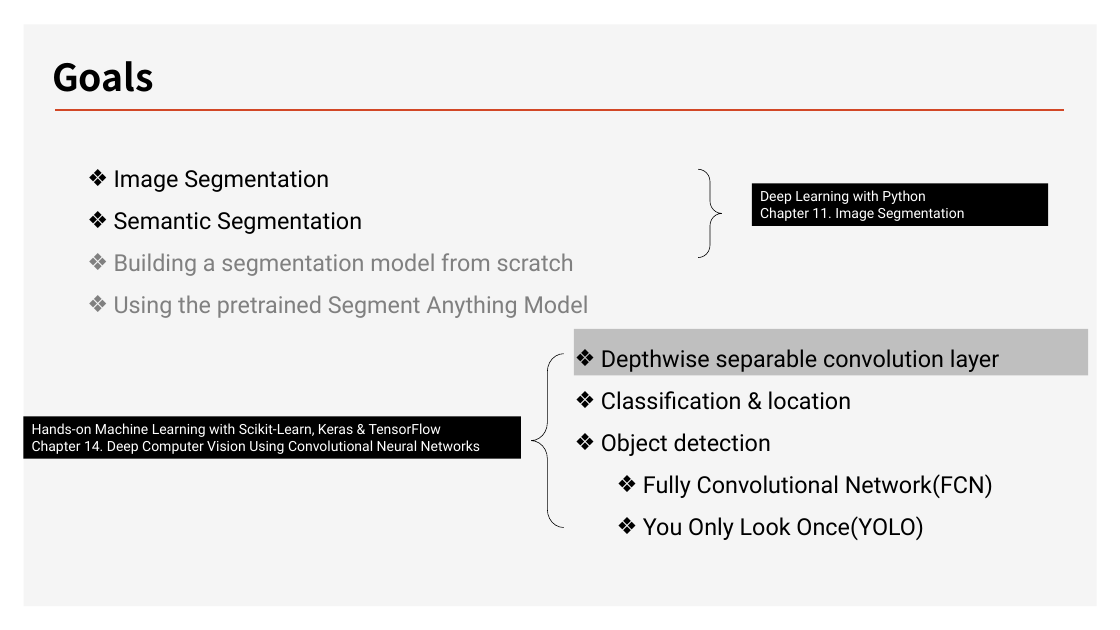
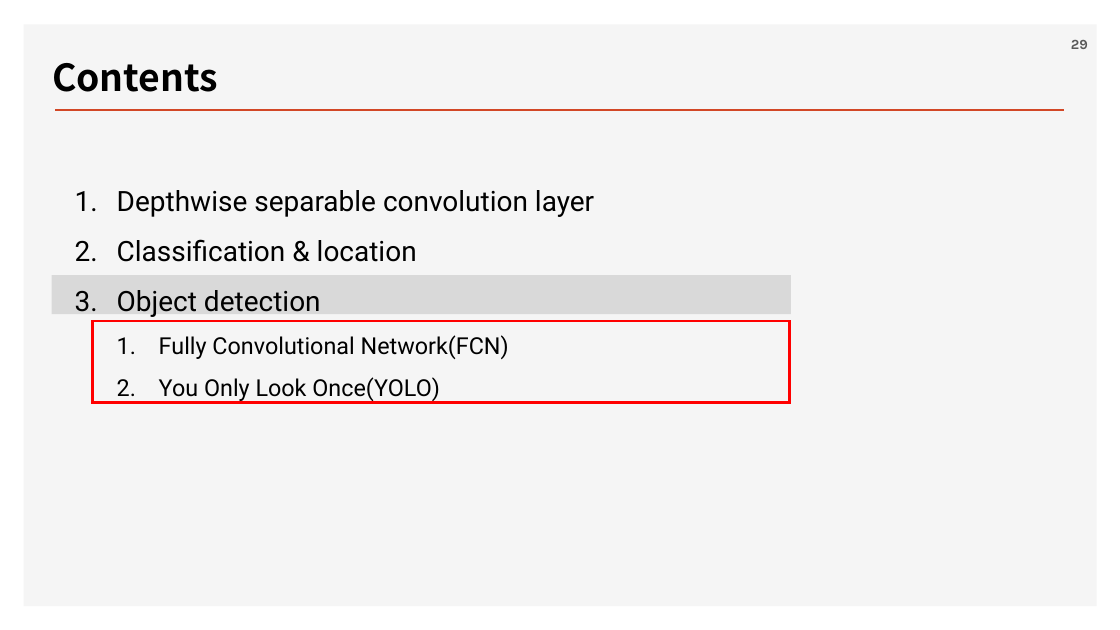
Before and after one commit to ancestor9/2026_Fall_Deep-Learning-with-Python, a slide deck: slide 29 of Chapter 11 Image segmentation.pptx (slide 21 before the commit). Drawn at 1120x630 pixels with LibreOffice and Linux fonts; fonts in the diff are those of the drawing; background and template pictures are left out. Boxes give left, top, right and bottom in pixels: in the first picture for what was removed or moved away, otherwise in the second. Text is boxed around its words. In the diff, an @@ line names an element or a change of style, - is before the commit and + after.

```diff
--- a/Chapter 11 Image segmentation.pptx
+++ b/Chapter 11 Image segmentation.pptx
@@ page number added at box(1071, 40, 1088, 49), 12 pt, text #595959, bold @@
+29
@@ text at box(52, 63, 218, 92): text changed @@
-Goals
+Contents
@@ text "Depthwise separable convolution layer": place and size @@
-text "Depthwise separable convolution layer" at box(601, 349, 999, 540)
+text "Depthwise separable convolution layer" at box(117, 190, 594, 402)
@@ text "Depthwise separable convolution layer" at box(117, 190, 594, 402): size 20 to 24 pt in "Depthwise separable convolution layer", "Classification & location", "Object detection"; alignment justified to left; bullet ❖ to 1. @@
@@ text removed at box(114, 170, 589, 318) @@
-❖ Image Segmentation
-❖ Semantic Segmentation
-❖ Building a segmentation model from scratch
-❖ Using the pretrained Segment Anything Model
@@ right brace removed at box(698, 170, 722, 258) @@
@@ rectangle removed at box(752, 183, 1049, 225) @@
-Deep Learning with Python
-Chapter 11. Image Segmentation
@@ rectangle added at box(51, 275, 791, 314), fill #D9D9D9 @@
@@ rectangle added at box(92, 321, 789, 402), outline #FF0000 2.25 pt @@
@@ rectangle removed at box(574, 329, 1088, 376) @@
@@ left brace removed at box(531, 354, 564, 528) @@
@@ rectangle removed at box(24, 417, 521, 459) @@
-Hands-on Machine Learning with Scikit-Learn, Keras & TensorFlow
-Chapter 14. Deep Computer Vision Using Convolutional Neural Networks
```
Also in this commit, not shown: 19 other slides changed, 4 slides added, 3 slides removed.
